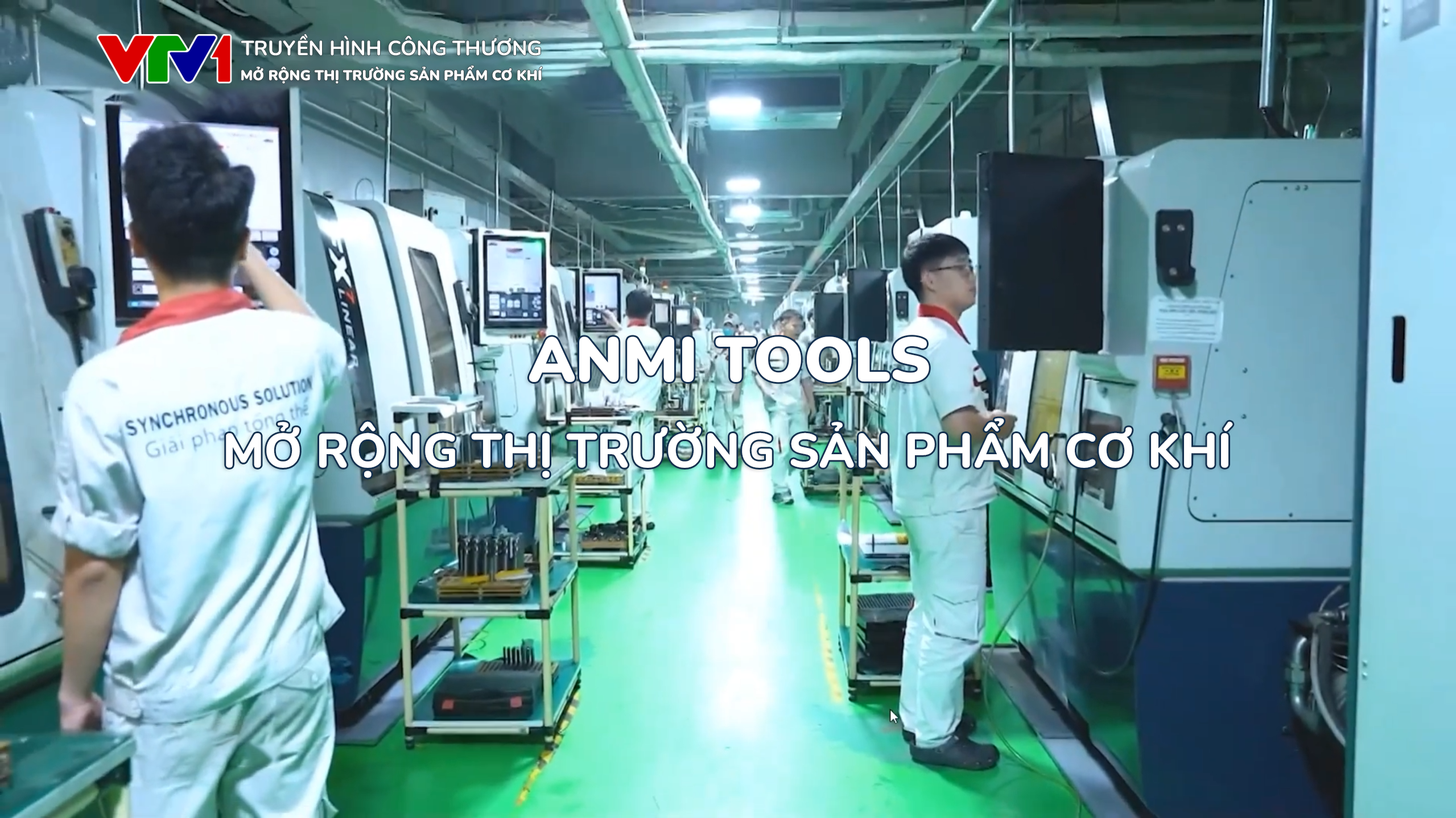
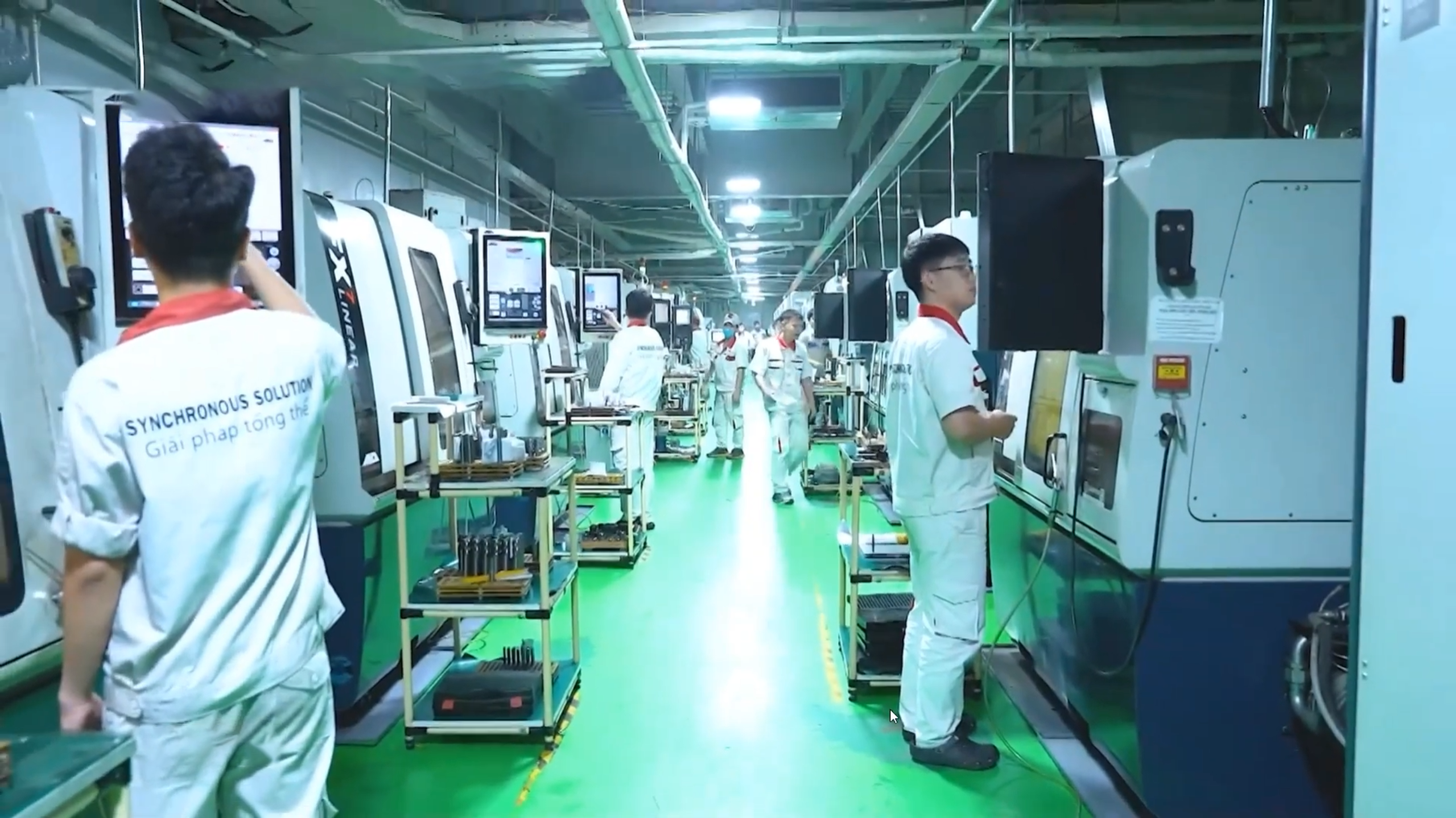
Layer changes from the first w=1456, h=818 image to the second:
hid "Layer 2" over [96, 34, 233, 84]
hid "Truyền hình công thương" over [241, 34, 541, 56]
hid "Mở rộng thị trường sản phẩm cơ khí" (1st of 2) over [241, 65, 543, 84]
hid "anmi tools", painted on it over [528, 336, 929, 383]
hid "Mở rộng thị trường sản phẩm cơ khí" (2nd of 2) over [225, 418, 1233, 479]
